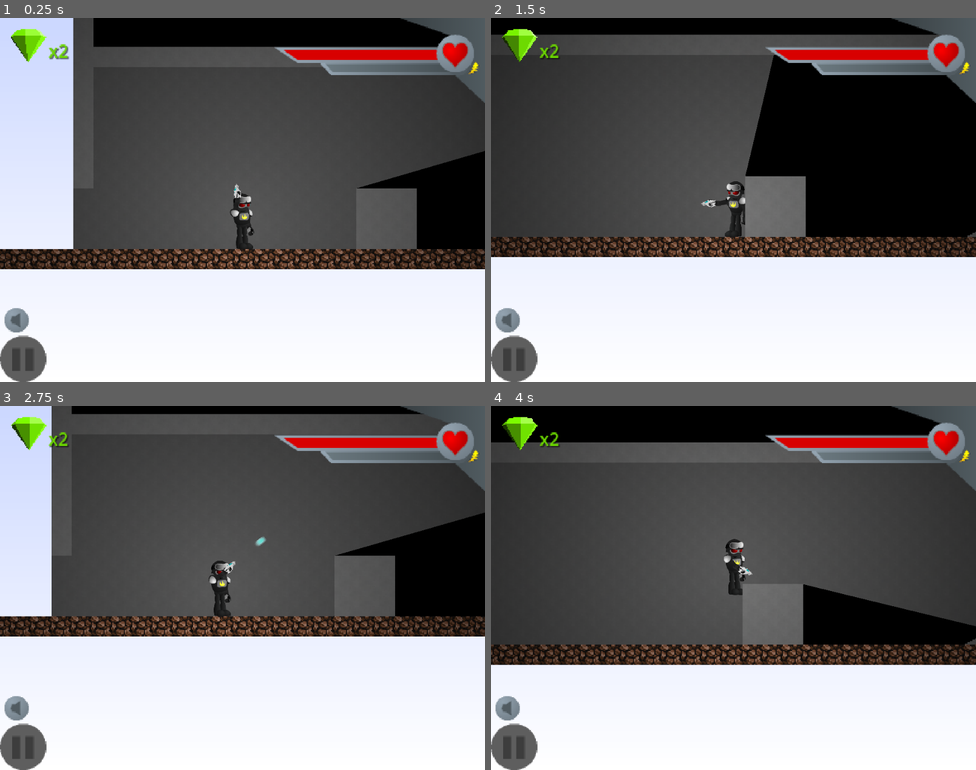
Above: before the commit, frames 1-4 (two rows, left to right).
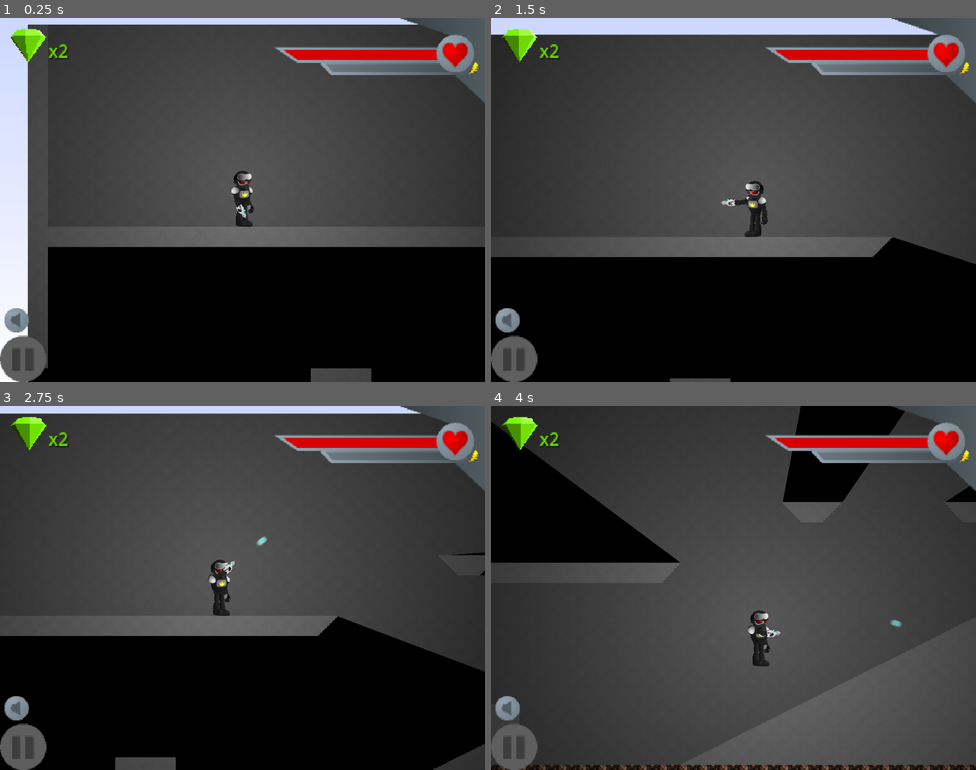
Above: after the commit, the same moments.

Repository: HMI-Studios/Skylands-WFA
Game: Godot game, scene res://scenes/Main.tscn
Same seed, same stepped clock (60 frames per second), same inputs: the game is played once before the commit and once after it. Sound files missing from this copy of the repository are replaced by a short silence.
Inputs (mouse positions are in pixels of both pictures, inside the frame that each line leads up to):
- Up to frame 1 (0.25 s): no input
- Up to frame 2 (1.5 s): tap Enter (ui_accept) at 0.5 s; move the mouse to (840, 181) at 0.52 s; hold Space (shoot) 0.53-1.28 s; hold D (move_right) from 0.53 s (still down); tap W (jump) at 0.77 s; move the mouse to (636, 218) at 1.27 s; tap Space (shoot) at 1.35 s
- Up to frame 3 (2.75 s): tap W (jump) at 1.52 s; move the mouse to (291, 507) at 2.02 s; release D (move_right) at 2.03 s; hold A (move_left) from 2.03 s (still down); hold Space (shoot) from 2.03 s (still down)
- Up to frame 4 (4 s): move the mouse to (709, 660) at 2.77 s; release A (move_left) at 2.78 s; release Space (shoot) at 2.78 s; hold D (move_right) from 2.78 s (still down); tap Space (shoot) at 2.85 s; tap W (jump) at 3.02, 3.77 s; move the mouse to (879, 642) at 3.52 s; hold Space (shoot) from 3.53 s (still down)

The runs differ from the first frame. In frame 1, 50% of the frame differs, in the area x 0-100%, y 0-100%; in frame 2, 63%; in frame 3, 53%; in frame 4, 56%.

Commit message:
put light at head level

Diff:
--- a/project/project.godot
+++ b/project/project.godot
@@ -71,3 +71,4 @@
 renderer/rendering_method="gl_compatibility"
 renderer/rendering_method.mobile="gl_compatibility"
 environment/defaults/default_clear_color=Color(0.301961, 0.301961, 0.301961, 1)
+2d/snap/snap_2d_transforms_to_pixel=true
--- a/project/scenes/Main.tscn
+++ b/project/scenes/Main.tscn
@@ -19,11 +19,13 @@
 scale = Vector2(0.166, 0.166)
 
 [node name="PointLight2D" type="PointLight2D" parent="Player"]
+position = Vector2(0, -80)
 shadow_enabled = true
 texture = ExtResource("3_m6srh")
 texture_scale = 20.0
 
 [node name="PointLight2D2" type="PointLight2D" parent="Player"]
+position = Vector2(0, -80)
 range_item_cull_mask = 2
 texture = ExtResource("3_m6srh")
 texture_scale = 20.0
--- a/project/scenes/levels/TileTest.tscn
+++ b/project/scenes/levels/TileTest.tscn
@@ -1,9 +1,12 @@
-[gd_scene load_steps=10 format=3 uid="uid://bgf7ubc1l43at"]
+[gd_scene load_steps=14 format=3 uid="uid://bgf7ubc1l43at"]
 
 [ext_resource type="Texture2D" uid="uid://c0snlmb2r4unk" path="res://assets/tiles/atlas.png" id="1_lwex1"]
 
 [sub_resource type="OccluderPolygon2D" id="OccluderPolygon2D_3385q"]
 polygon = PackedVector2Array(-8, -8, 8, -8, 8, 8, -8, 8)
+
+[sub_resource type="OccluderPolygon2D" id="OccluderPolygon2D_87v3n"]
+polygon = PackedVector2Array(-24, 8, 8, 8, 8, -8)
 
 [sub_resource type="OccluderPolygon2D" id="OccluderPolygon2D_g0akk"]
 polygon = PackedVector2Array(-8, -8, 8, -8, 8, 8, -8, 8)
@@ -11,14 +14,23 @@
 [sub_resource type="OccluderPolygon2D" id="OccluderPolygon2D_81aht"]
 polygon = PackedVector2Array(-8, -8, 8, -8, 8, 8)
 
+[sub_resource type="OccluderPolygon2D" id="OccluderPolygon2D_rj3e0"]
+polygon = PackedVector2Array(-8, -8, -8, 8, 24, 8)
+
 [sub_resource type="OccluderPolygon2D" id="OccluderPolygon2D_ml2t6"]
 polygon = PackedVector2Array(-8, -8, 8, -8, -8, 8)
 
 [sub_resource type="OccluderPolygon2D" id="OccluderPolygon2D_hkm3s"]
 polygon = PackedVector2Array(8, -8, 8, 8, -8, 8)
 
+[sub_resource type="OccluderPolygon2D" id="OccluderPolygon2D_63bdy"]
+polygon = PackedVector2Array(-8, 8, -8, -8, 24, -8)
+
 [sub_resource type="OccluderPolygon2D" id="OccluderPolygon2D_g31uc"]
 polygon = PackedVector2Array(-8, -8, 8, 8, -8, 8)
+
+[sub_resource type="OccluderPolygon2D" id="OccluderPolygon2D_pqqks"]
+polygon = PackedVector2Array(-24, -8, 8, -8, 8, 8)
 
 [sub_resource type="TileSetAtlasSource" id="TileSetAtlasSource_23kaw"]
 texture = ExtResource("1_lwex1")
@@ -56,24 +68,28 @@
 0:1/size_in_atlas = Vector2i(2, 1)
 0:1/0 = 0
 0:1/0/texture_origin = Vector2i(8, 0)
+0:1/0/occlusion_layer_0/polygon = SubResource("OccluderPolygon2D_87v3n")
 0:1/0/physics_layer_0/linear_velocity = Vector2(0, 0)
 0:1/0/physics_layer_0/angular_velocity = 0.0
 0:1/0/physics_layer_0/polygon_0/points = PackedVector2Array(8, -8, 8, 8, -24, 8)
 2:1/size_in_atlas = Vector2i(2, 1)
 2:1/0 = 0
 2:1/0/texture_origin = Vector2i(-8, 0)
+2:1/0/occlusion_layer_0/polygon = SubResource("OccluderPolygon2D_rj3e0")
 2:1/0/physics_layer_0/linear_velocity = Vector2(0, 0)
 2:1/0/physics_layer_0/angular_velocity = 0.0
 2:1/0/physics_layer_0/polygon_0/points = PackedVector2Array(-8, -8, -8, 8, 24, 8)
 4:1/size_in_atlas = Vector2i(2, 1)
 4:1/0 = 0
 4:1/0/texture_origin = Vector2i(-8, 0)
+4:1/0/occlusion_layer_0/polygon = SubResource("OccluderPolygon2D_63bdy")
 4:1/0/physics_layer_0/linear_velocity = Vector2(0, 0)
 4:1/0/physics_layer_0/angular_velocity = 0.0
 4:1/0/physics_layer_0/polygon_0/points = PackedVector2Array(-8, 8, -8, -8, 24, -8)
 6:1/size_in_atlas = Vector2i(2, 1)
 6:1/0 = 0
 6:1/0/texture_origin = Vector2i(8, 0)
+6:1/0/occlusion_layer_0/polygon = SubResource("OccluderPolygon2D_pqqks")
 6:1/0/physics_layer_0/linear_velocity = Vector2(0, 0)
 6:1/0/physics_layer_0/angular_velocity = 0.0
 6:1/0/physics_layer_0/polygon_0/points = PackedVector2Array(8, 8, 8, -8, -24, -8)
@@ -105,4 +121,4 @@
 
 [node name="Spawn" type="Node2D" parent="."]
 unique_name_in_owner = true
-position = Vector2(38, 12)
+position = Vector2(75, -115)
--- /dev/null
+++ b/project/scripts/FogOfWar.gdshader
@@ -0,0 +1,13 @@
+shader_type canvas_item;
+
+uniform sampler2D SCREEN_TEXTURE : hint_screen_texture, filter_linear_mipmap;
+
+uniform sampler2D light_mask;
+
+void fragment() {
+    vec4 screen_color = texture(SCREEN_TEXTURE, SCREEN_UV);
+    float light_intensity = texture(light_mask, SCREEN_UV).r;
+
+    bool in_light = light_intensity > 0.5; // Adjust threshold as needed
+    COLOR = in_light ? screen_color : screen_color * vec4(0, 0, 0, 1.0); // Darken unlit areas
+}
Not shown, changed: builds/web/index.html
Not shown, changed: builds/web/index.pck
